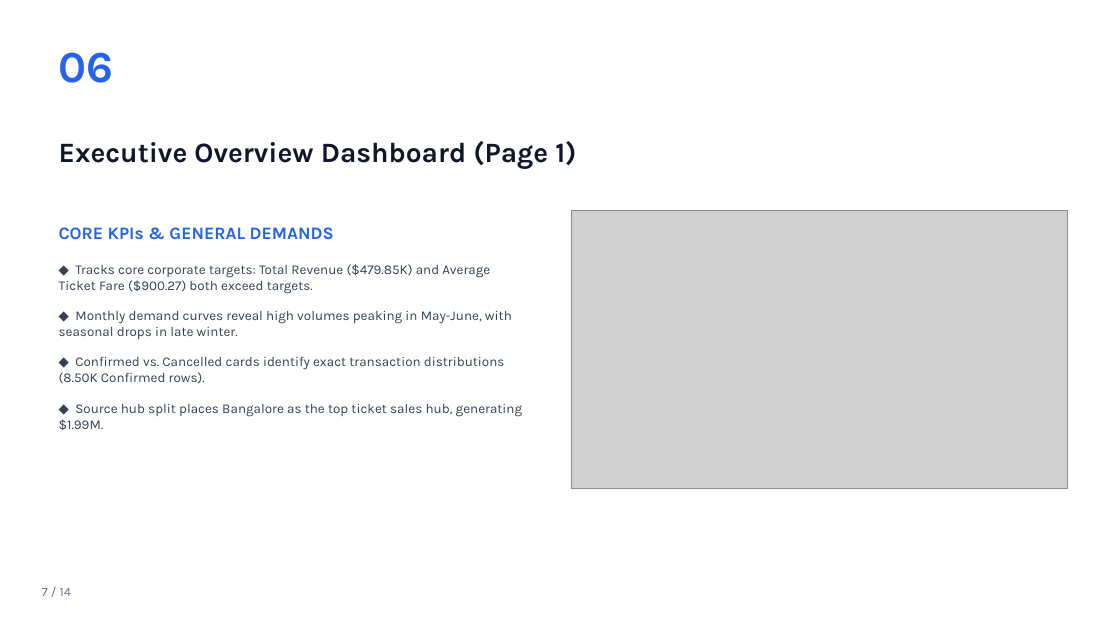
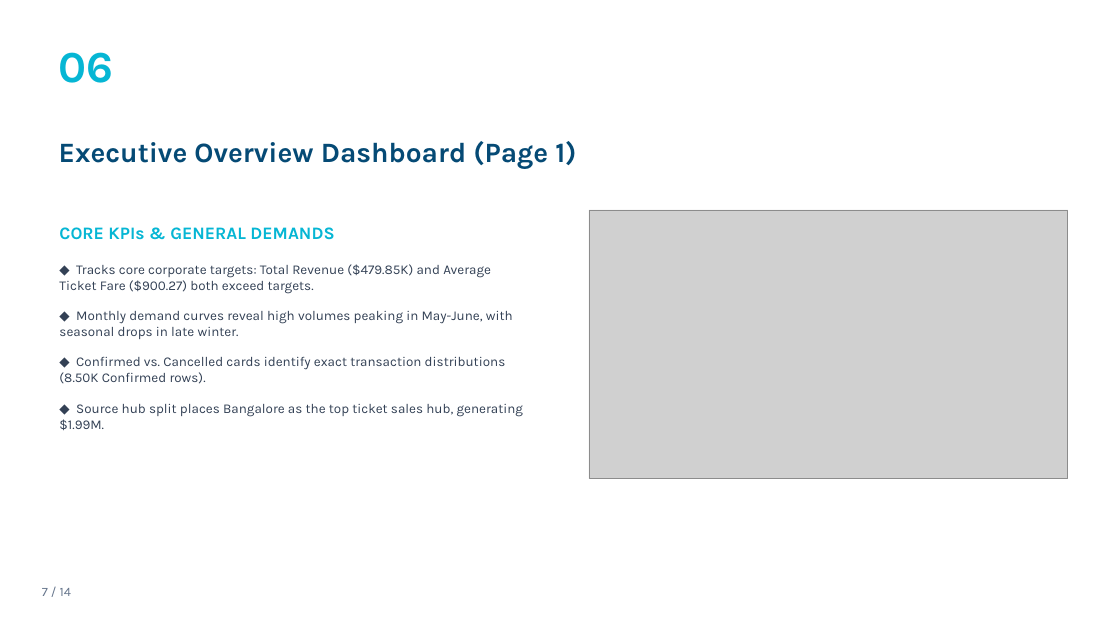
Before and after one commit to SHETYGURU/Revature-Bus-Booking-Analytical-System-, a slide deck: slide 7 of Bus Booking Analytics System (PowerBI)/documents/Bus_Booking_Analytics_PowerBI_light.pptx. Drawn at 1120x630 pixels with LibreOffice and Linux fonts; fonts in the diff are those of the drawing; grey boxes stand for pictures. Boxes give left, top, right and bottom in pixels: in the first picture for what was removed or moved away, otherwise in the second. Text is boxed around its words. In the diff, an @@ line names an element or a change of style, - is before the commit and + after.

```diff
--- a/Bus Booking Analytics System (PowerBI)/documents/Bus_Booking_Analytics_PowerBI_light.pptx
+++ b/Bus Booking Analytics System (PowerBI)/documents/Bus_Booking_Analytics_PowerBI_light.pptx
@@ text "06" at (59,52,114,83): text colour #2563EB to #06B6D4 @@
@@ text "Executive Overview Dashboard (Page 1)" at (59,141,576,168): text colour #0F172A to #054A75 @@
@@ text at (59,227,334,240): text colour #2563EB to #06B6D4 in "CORE KPIs & GENERAL DEMANDS" @@
@@ picture: place and size @@
-picture at (571,210,1067,489)
+picture at (589,210,1068,479)
```
Also in this commit, not shown: 14 other slides changed.
